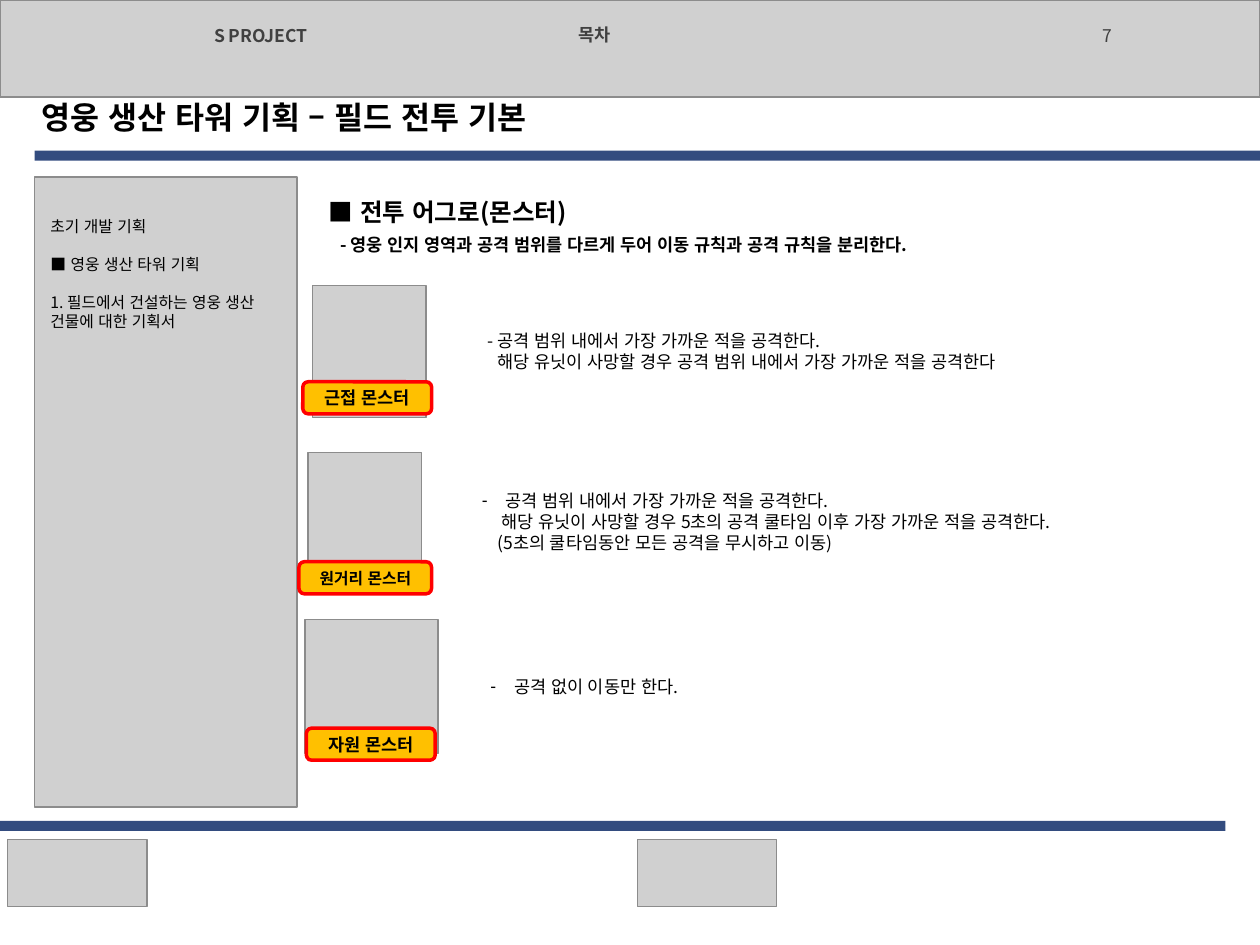
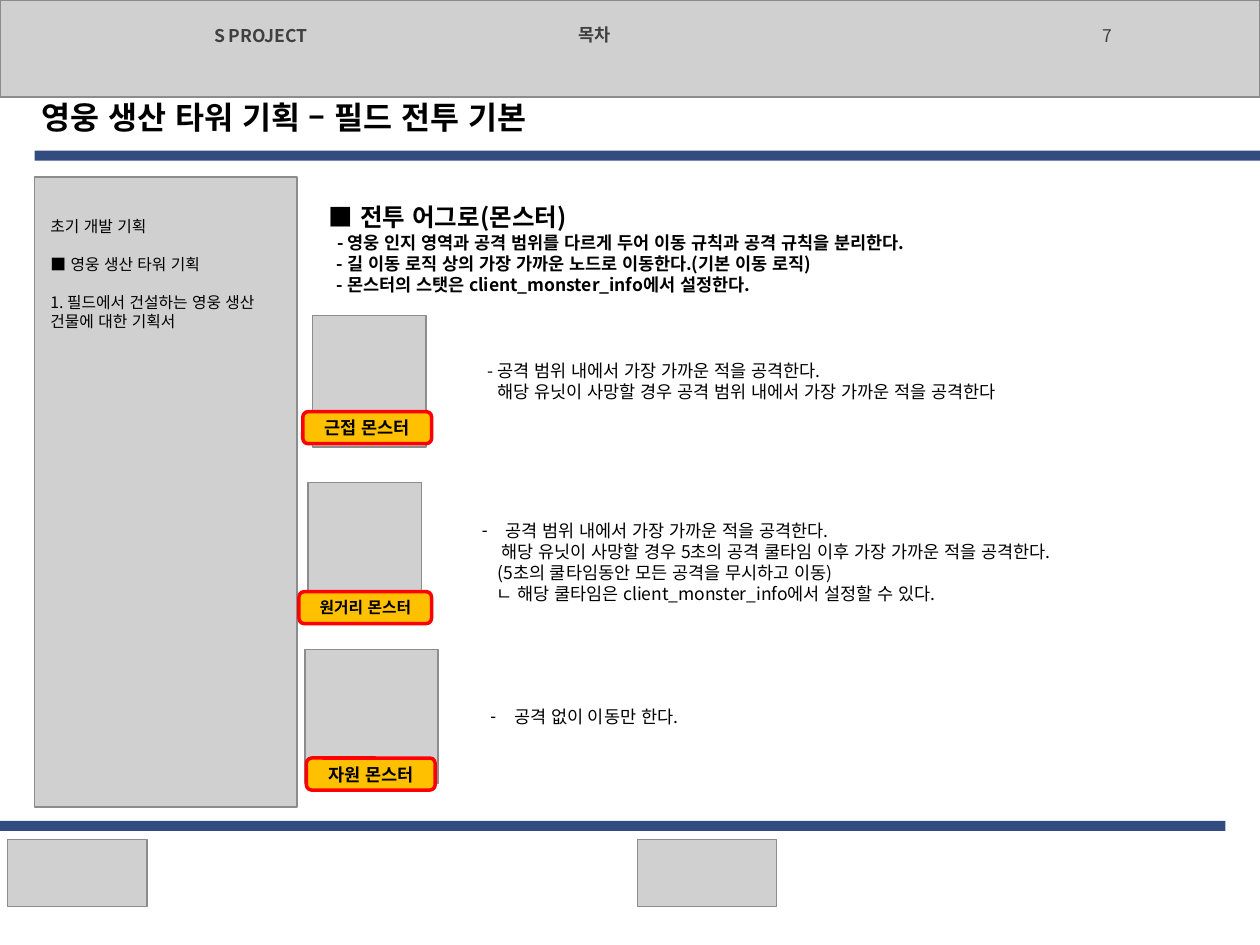
Before and after one commit to EpicRocket/SProjectDesign, a slide deck: slide 7 of Design/영웅 생산 타워 기획서.pptx. Drawn at 1260x945 pixels with LibreOffice and Linux fonts; fonts in the diff are those of the drawing; grey boxes stand for pictures. Boxes give left, top, right and bottom in pixels: in the first picture for what was removed or moved away, otherwise in the second. Text is boxed around its words. In the diff, an @@ line names an element or a change of style, - is before the commit and + after.

```diff
--- a/Design/영웅 생산 타워 기획서.pptx
+++ b/Design/영웅 생산 타워 기획서.pptx
@@ text at [347,255,811,294]: paragraphs added @@
+- 길 이동 로직 상의 가장 가까운 노드로 이동한다.(기본 이동 로직)
+- 몬스터의 스탯은 client_monster_info에서 설정한다.
@@ text "공격 범위 내에서 가장 가까운 ...": place and size @@
-text "공격 범위 내에서 가장 가까운 ..." at [497,492,1051,553]
+text "공격 범위 내에서 가장 가까운 ..." at [496,522,1051,603]
@@ text at [496,582,936,603]: paragraph added @@
+ㄴ 해당 쿨타임은 client_monster_info에서 설정할 수 있다.
@@ 3 pictures, 3 rounded rectangles, 2 texts: place and size @@
-3 pictures, 3 rounded rectangles, 2 texts at [299,286,995,760]
+3 pictures, 3 rounded rectangles, 2 texts at [299,315,995,790]
```
Also in this commit, not shown: 2 other slides changed.
